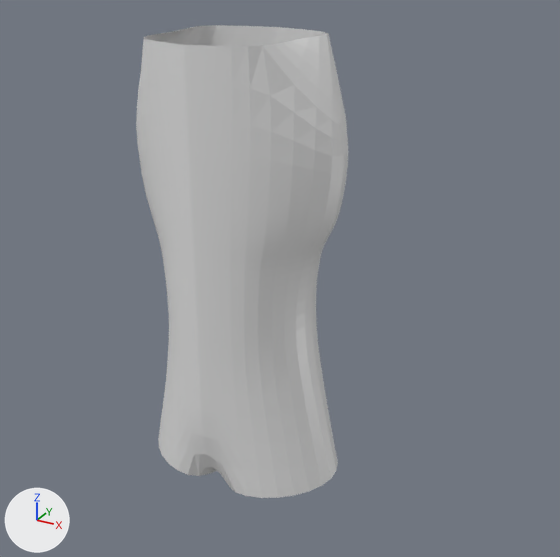
The Blender file cuerpo hombre.blend: old version first, new version second.
Before and after are seen from a camera (50 mm lens) standing at (1.3, -2.08, 1.8) and looking at (0.12, 0.06, 0.72). Lighting does not change. The marker at lower left points along +X, +Y and +Z.
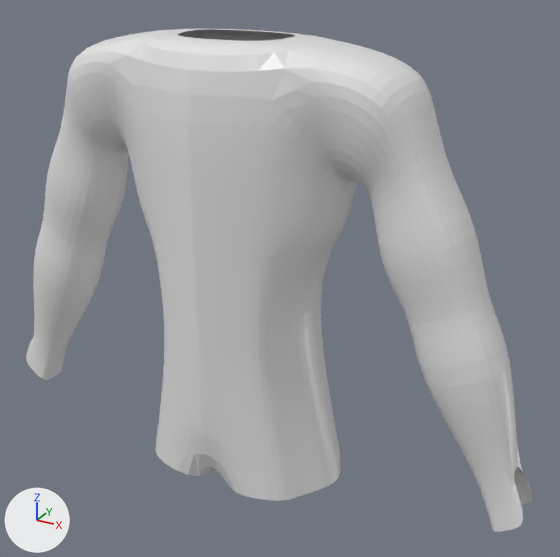
Location of each change, (x1, y1, x2, y2) in pixels of the pictures (560 x 557 px):
'Cube', reshaped (138% wider, 6% taller): before (136, 25, 348, 498); after (26, 29, 532, 532)

The change, as a diff of the scene's bpy script:
```diff
--- a/cuerpo hombre.blend.py
+++ b/cuerpo hombre.blend.py
@@ me_cube @@
 # used by ob_cube; location = (0.0, 0.0, 0.284); scale = (0.272, 0.272, 0.272)
-me_cube.from_pydata(...)  # 59 vertices, 45 faces; spans x 0.0..1.63, y -1.0..1.2, z -1.2..4.56
+me_cube.from_pydata(...)  # 162 vertices, 140 faces, 1 loose edge; spans x 0.0..3.92, y -1.0..1.2, z -1.2..4.56
+# me_cube part 1
+# 7 vertices are removed from x 0.71..1.63, y -0.76..0.75, z 2.35..4.56
+# 17 faces are deleted
+# 110 vertices are added at x 0.0..3.92, y -0.76..0.75, z -1.0..4.56
+# 1 loose edge is added
+# 112 new faces join them
 me_cube.materials.append(mat_material)
```
